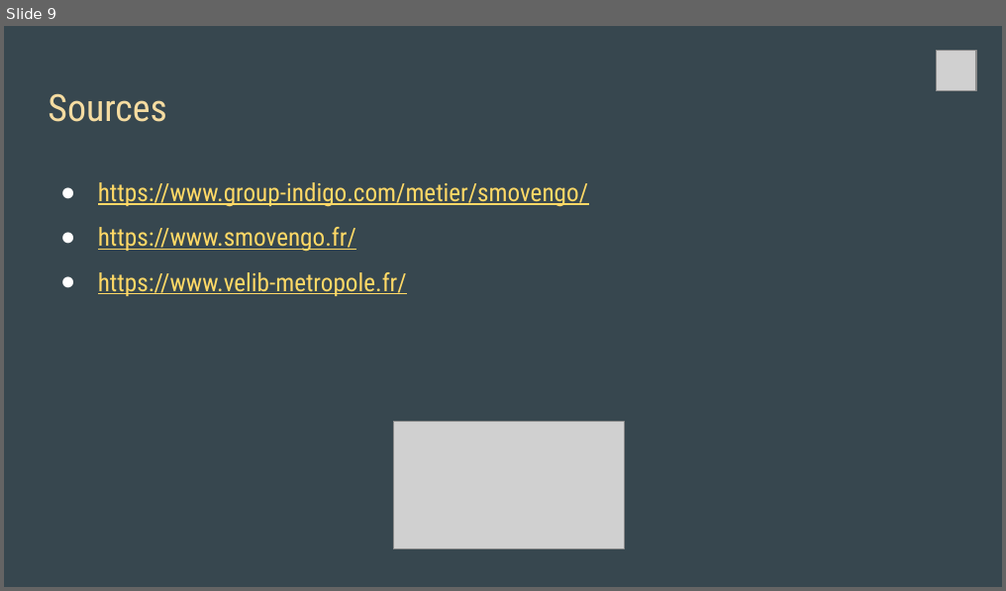
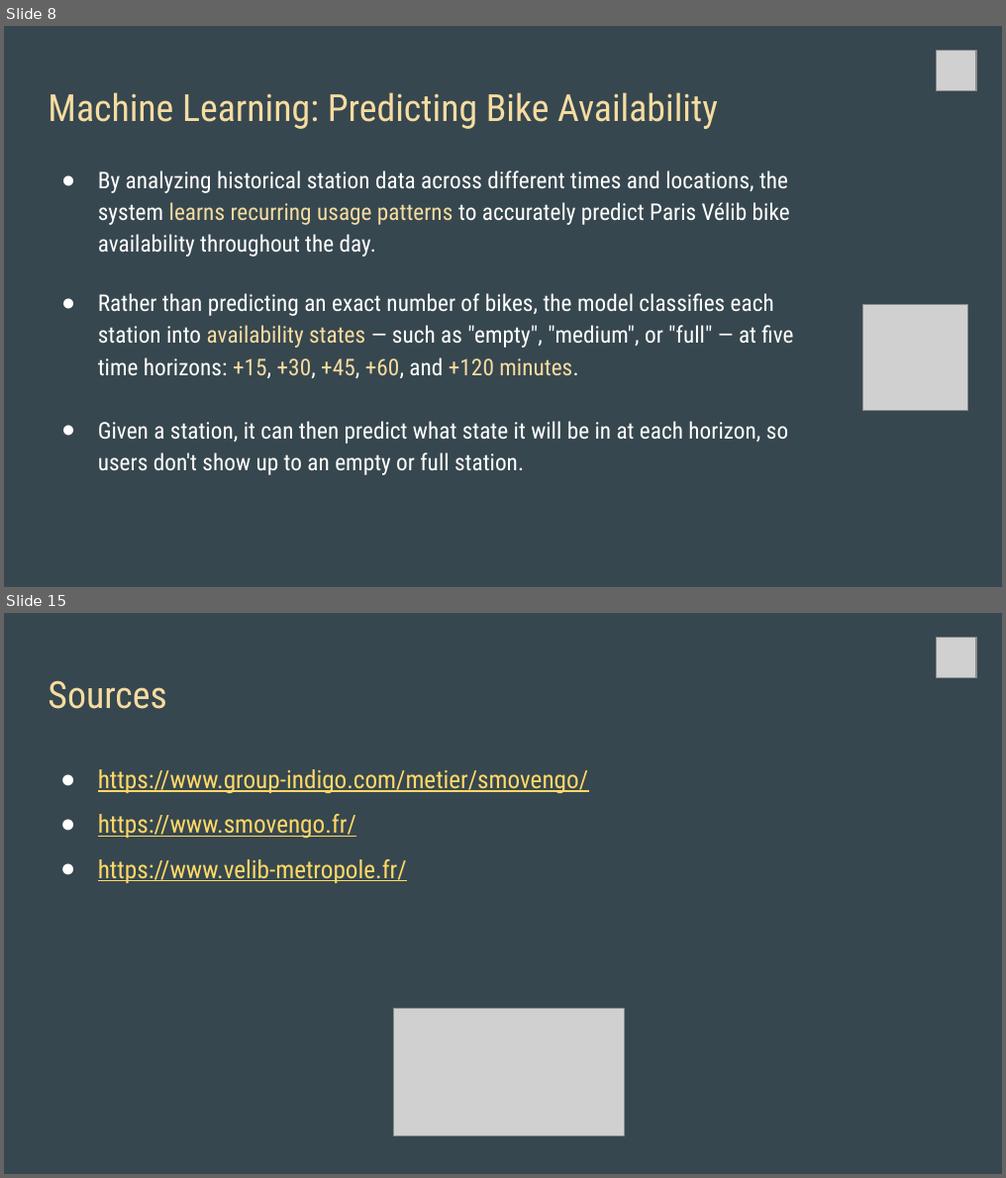
Before and after one commit to allisterk2703/velib-data-ingestion, a slide deck: docs/velops_presentation.pptx. Shown one above the other, each under a label of ours: slide 9 before the commit, slides 8 and 15 after it; the slides between them are not shown. The pictures are 1006x591 and 1006x1178 pixels, drawn with LibreOffice and Linux fonts; fonts in the diff are those of the drawing; grey boxes stand for pictures. Boxes give left, top, right and bottom in pixels: in the first picture for what was removed or moved away, otherwise in the second. Text is boxed around its words. In the diff, an @@ line names an element or a change of style, - is before the commit and + after.

```diff
--- a/docs/velops_presentation.pptx
+++ b/docs/velops_presentation.pptx
@@ slide 8 added at (x1=4, y1=26, x2=1002, y2=587), background #37474F @@
@@ picture added at (x1=936, y1=51, x2=977, y2=92) @@
@@ title added at (x1=48, y1=92, x2=718, y2=129), 27 pt, text #F5DCA1 @@
+Machine Learning: Predicting Bike Availability
@@ text added at (x1=98, y1=171, x2=793, y2=475), 16.6 pt, text #FFFFFF @@
+● By analyzing historical station data across different times and locations, the system learns recurring usage patterns to accurately predict Paris Vélib bike availability throughout the day.
+● Rather than predicting an exact number of bikes, the model classifies each station into availability states — such as "empty", "medium", or "full" — at five time horizons: +15, +30, +45, +60, and +120 minutes.
+● Given a station, it can then predict what state it will be in at each horizon, so users don't show up to an empty or full station.
@@ picture added at (x1=863, y1=304, x2=968, y2=411) @@
@@ what was slide 9 is now slide 15 @@
```
Also in this commit, not shown: 4 slides changed, 5 other slides added, 1 other file.
